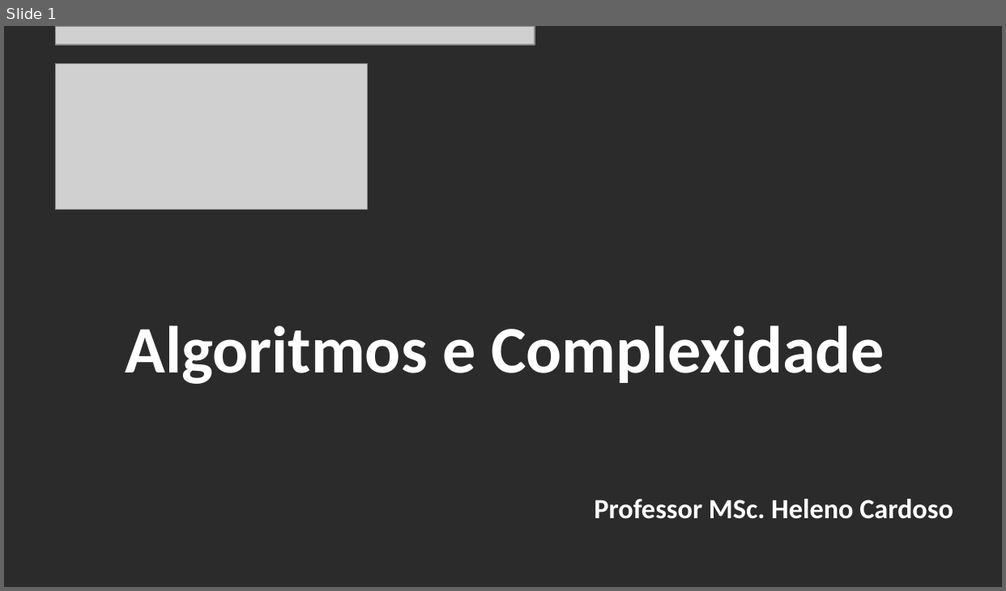
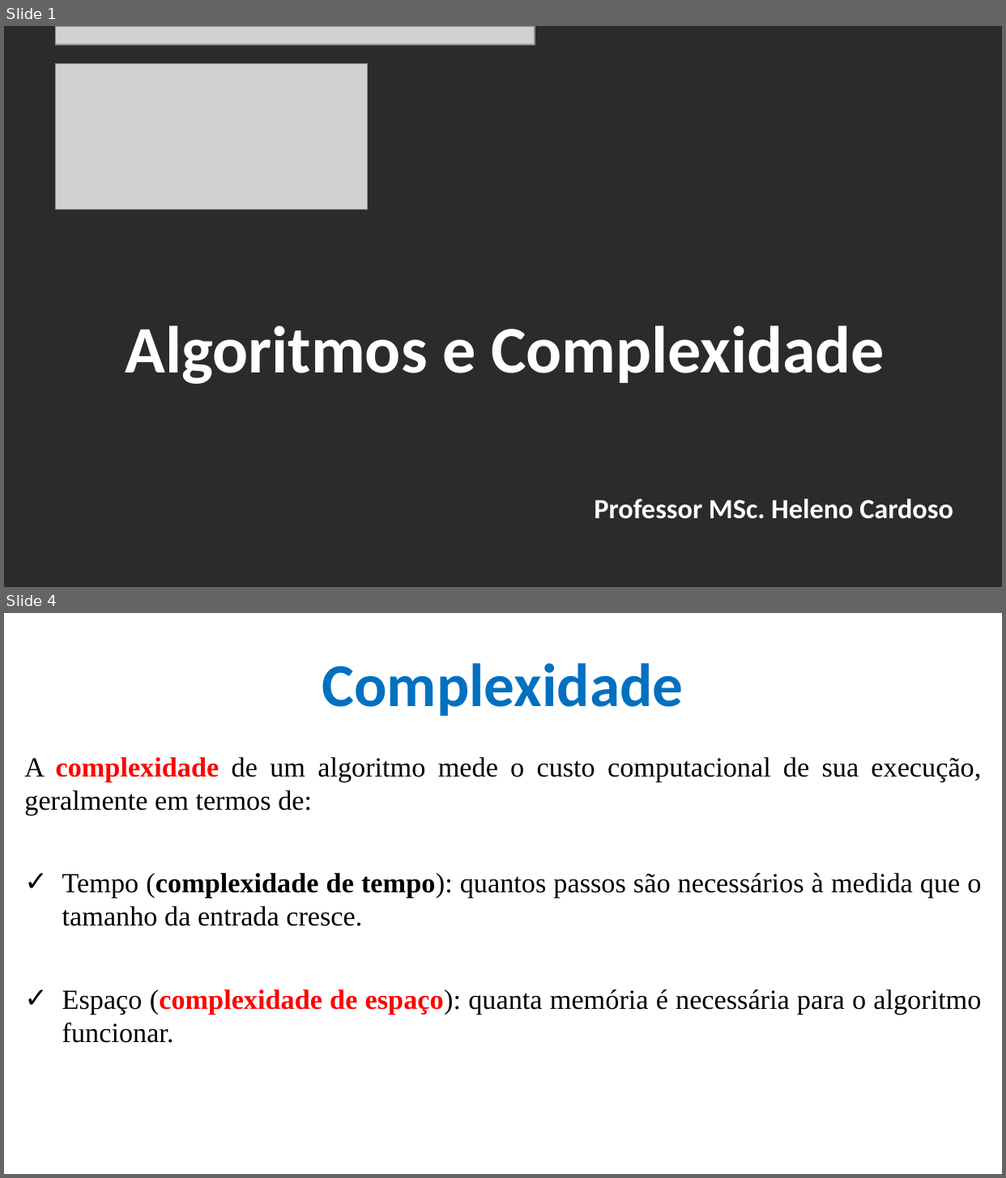
Before and after one commit to CloudEducationBrazil/WydenAlgoritmosEComplexidade, a slide deck: 01 Classes/Aula 01 - Algoritmos e Complexidade - Funções e Parâmetros.pptx. Shown one above the other, each under a label of ours: slide 1 before the commit, slides 1 and 4 after it; the slides between them are not shown. The pictures are 1006x591 and 1006x1178 pixels, drawn with LibreOffice and Linux fonts; fonts in the diff are those of the drawing; grey boxes stand for pictures; background and template pictures are left out; a plain dark background stands for a picture behind light text. Boxes give left, top, right and bottom in pixels: in the first picture for what was removed or moved away, otherwise in the second. Text is boxed around its words. In the diff, an @@ line names an element or a change of style, - is before the commit and + after.

Commit message:
Alg Complex Algoritmos e Funções

```diff
--- a/01 Classes/Aula 01 - Algoritmos e Complexidade - Funções e Parâmetros.pptx
+++ b/01 Classes/Aula 01 - Algoritmos e Complexidade - Funções e Parâmetros.pptx
@@ slide 4 added at [4,613,1002,1174], background picture (left out) @@
@@ title added at [322,663,684,716], 44 pt, text #0070C0, bold @@
+Complexidade
@@ text added at [24,757,981,1043], 20 pt, text #000000 @@
+A complexidade de um algoritmo mede o custo computacional de sua execução, geralmente em termos de:
+✓ Tempo (complexidade de tempo): quantos passos são necessários à medida que o tamanho da entrada cresce.
+✓ Espaço (complexidade de espaço): quanta memória é necessária para o algoritmo funcionar.
```
Also in this commit, not shown: 3 slides changed, 13 other slides added, 2 other files.
